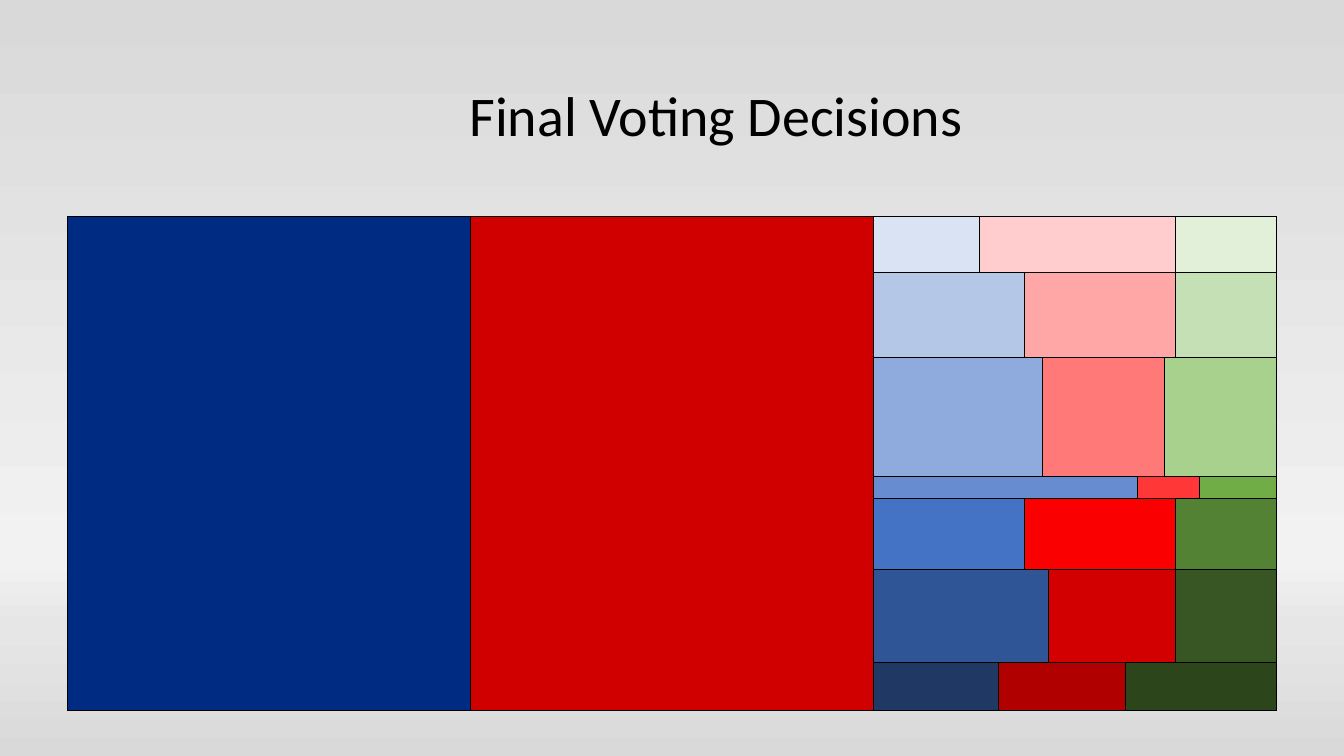
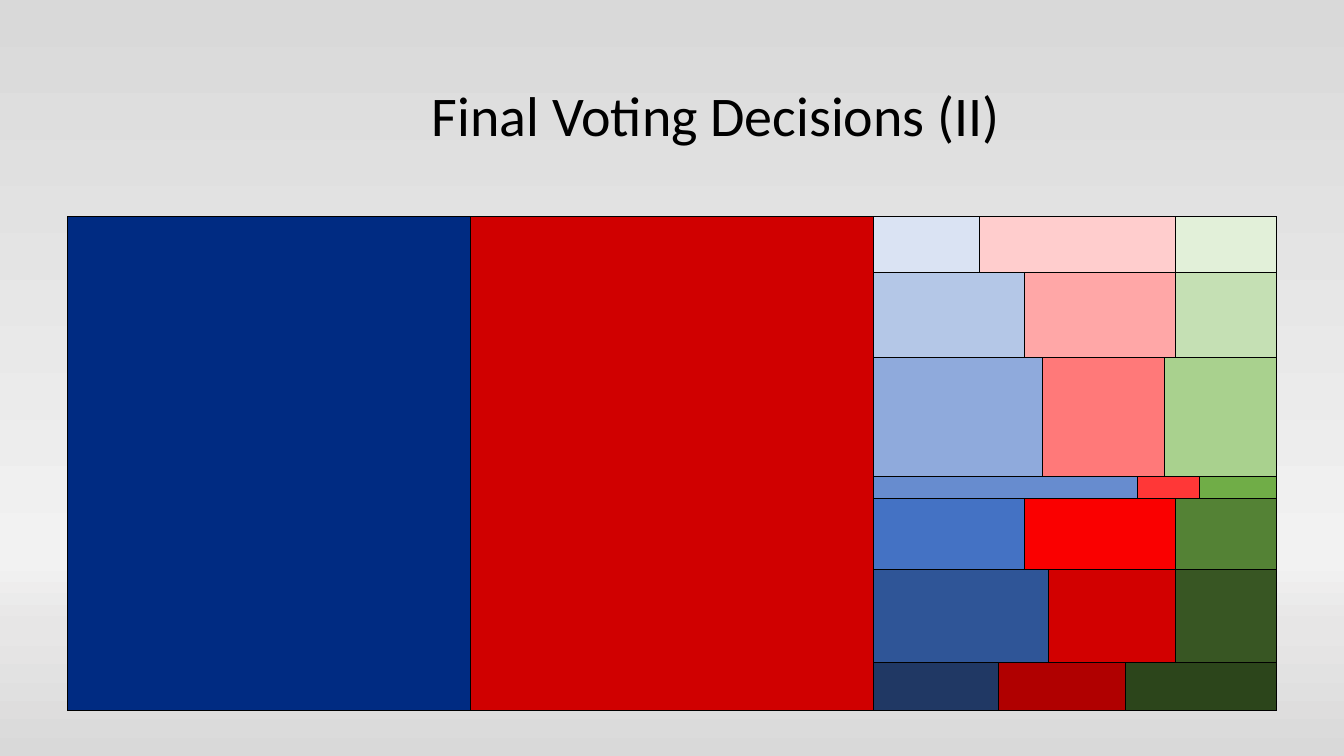
Before and after one commit to blimpich/election_simulator, a slide deck: slide 15 of Final Presentation 2.pptx. Drawn at 1344x756 pixels with LibreOffice and Linux fonts; fonts in the diff are those of the drawing. Boxes give left, top, right and bottom in pixels: in the first picture for what was removed or moved away, otherwise in the second. Text is boxed around its words. In the diff, an @@ line names an element or a change of style, - is before the commit and + after.

Commit message:
final changes

```diff
--- a/Final Presentation 2.pptx
+++ b/Final Presentation 2.pptx
@@ text at <box>432,95,999,146</box>: text changed @@
-Final Voting Decisions
+Final Voting Decisions (II)
```
Also in this commit, not shown: 4 other slides changed.
